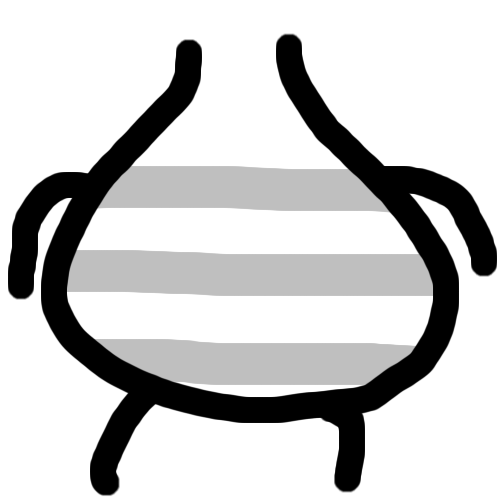
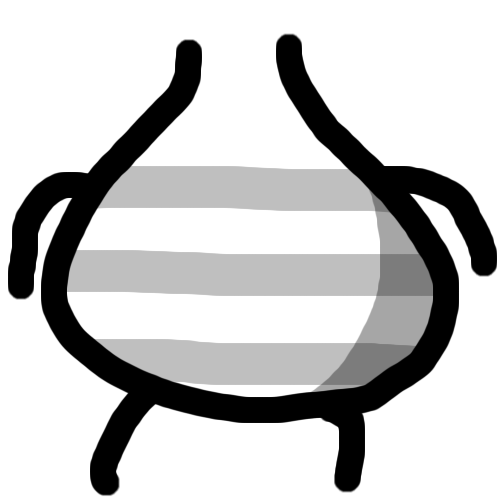
Layered file, before and after one edit (500x500). Changes by layer:
added layer "Layer 5" (35%) above "Layer 4" over (309, 188, 434, 393)
